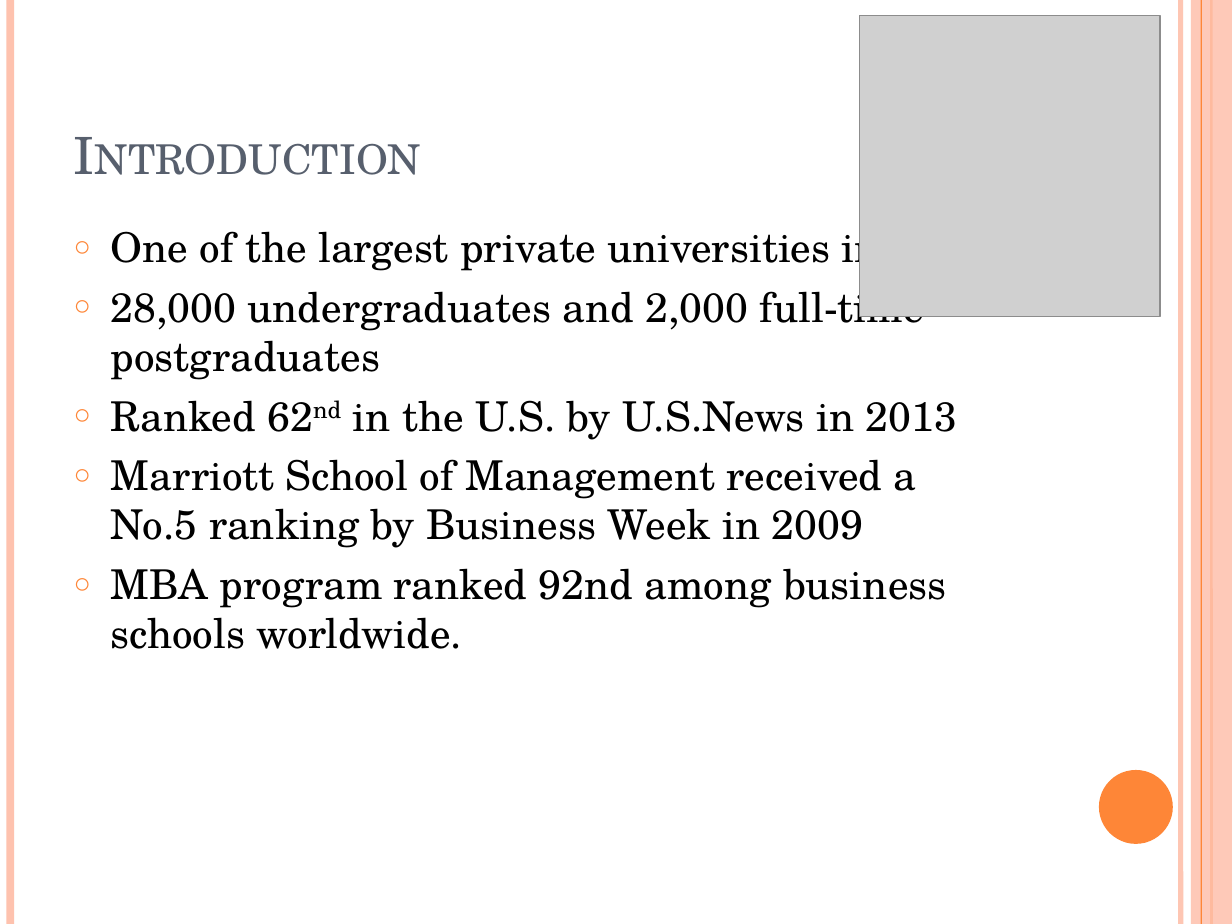
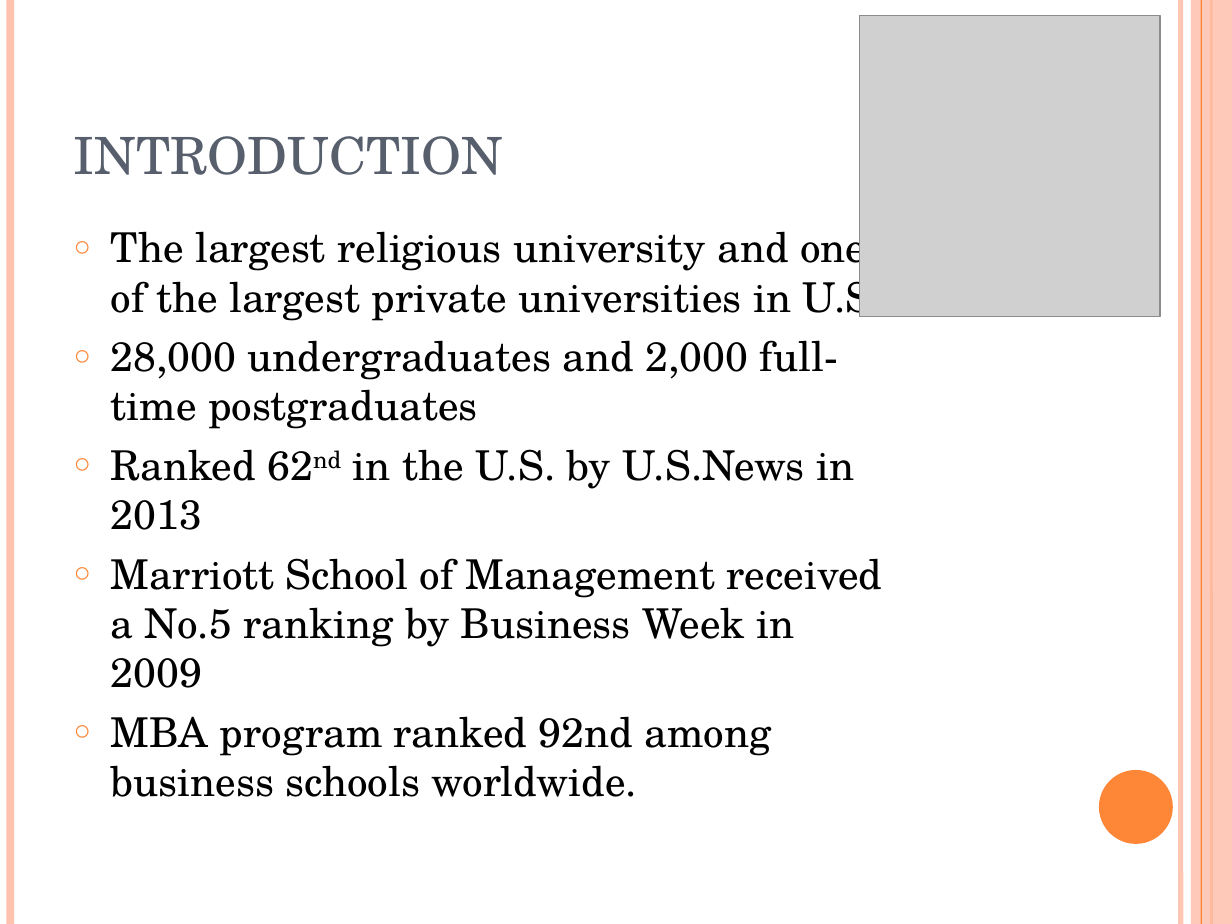
Before and after one commit to wattlebird/BYU_SCUT_EXCHANGE_PT, a slide deck: slide 5 of BYU-SCUT EXCHANGING PROGRAME.pptx. Drawn at 1232x924 pixels with LibreOffice and Linux fonts; fonts in the diff are those of the drawing; grey boxes stand for pictures. Boxes give left, top, right and bottom in pixels: in the first picture for what was removed or moved away, otherwise in the second. Text is boxed around its words. In the diff, an @@ line names an element or a change of style, - is before the commit and + after.

Commit message:
version 1 of final ppt

```diff
--- a/BYU-SCUT EXCHANGING PROGRAME.pptx
+++ b/BYU-SCUT EXCHANGING PROGRAME.pptx
@@ title at box(74, 136, 503, 175): text changed @@
-Introduction
+INTRODUCTION
@@ text at box(111, 222, 883, 321): text changed @@
-○ One of the largest private universities in U.S.
+○ The largest religious university and one of the largest private universities in U.S.
```
Also in this commit, not shown: 3 other slides changed, 17 slides added, 1 slide removed, 8 other files.
